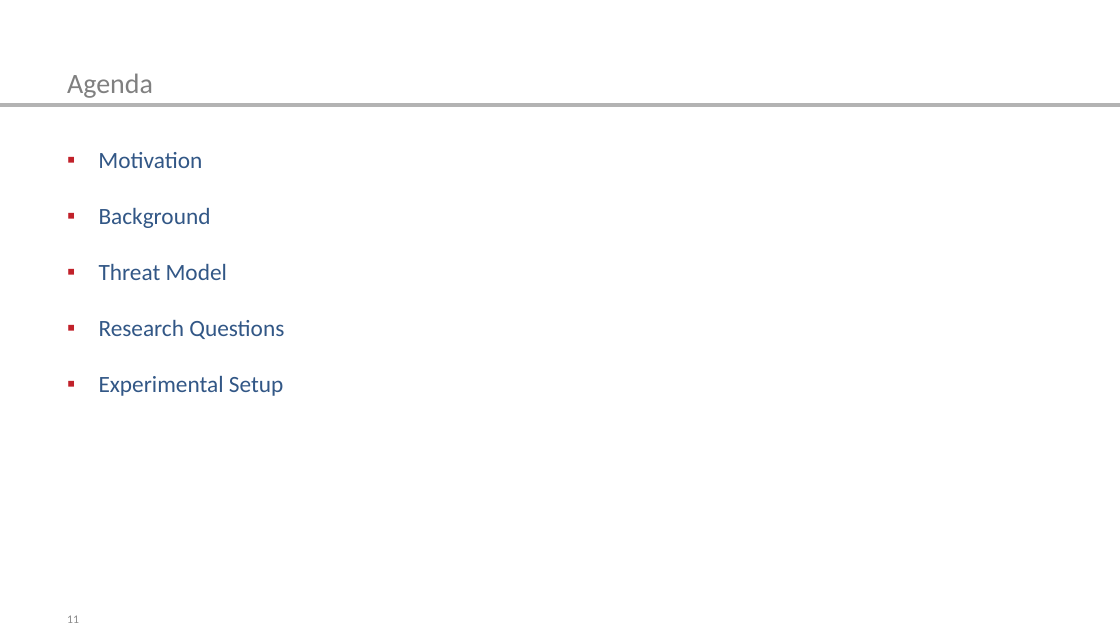
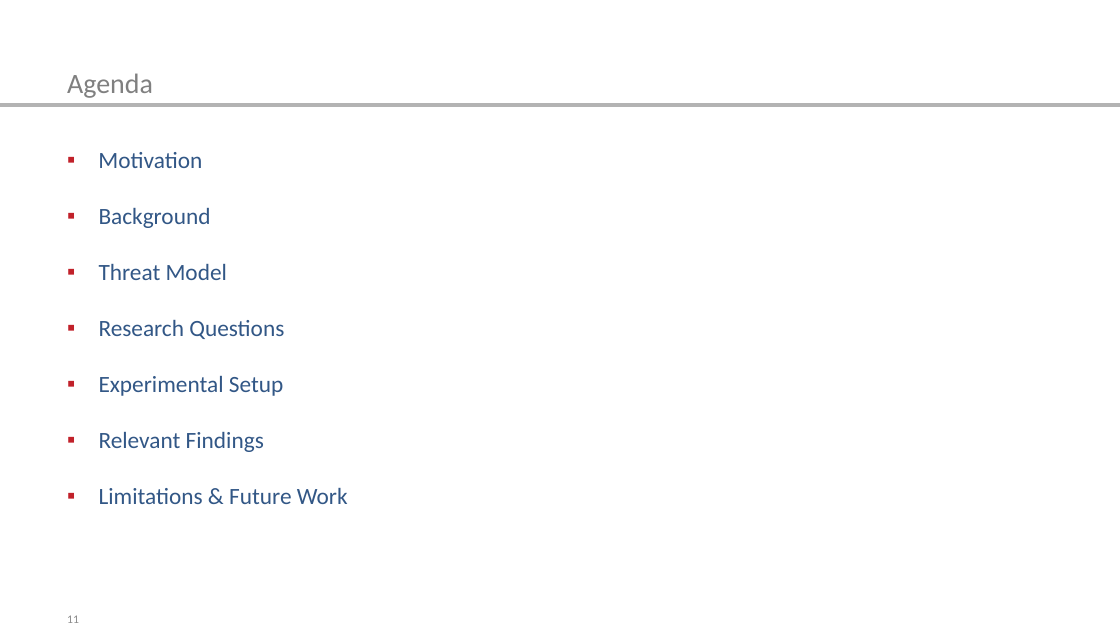
Before and after one commit to r-jschnoor/DPaDS, a slide deck: slide 11 of latex/final_presentation/DPaDS_final.pptx. Drawn at 1120x630 pixels with LibreOffice and Linux fonts; fonts in the diff are those of the drawing. Boxes give left, top, right and bottom in pixels: in the first picture for what was removed or moved away, otherwise in the second. Text is boxed around its words. In the diff, an @@ line names an element or a change of style, - is before the commit and + after.

```diff
--- a/latex/final_presentation/DPaDS_final.pptx
+++ b/latex/final_presentation/DPaDS_final.pptx
@@ text at (99,432,348,504): paragraphs added @@
+▪ Relevant Findings
+▪ Limitations & Future Work
```
Also in this commit, not shown: 15 other slides changed, 7 slides added, 1 slide removed, 8 other files.
